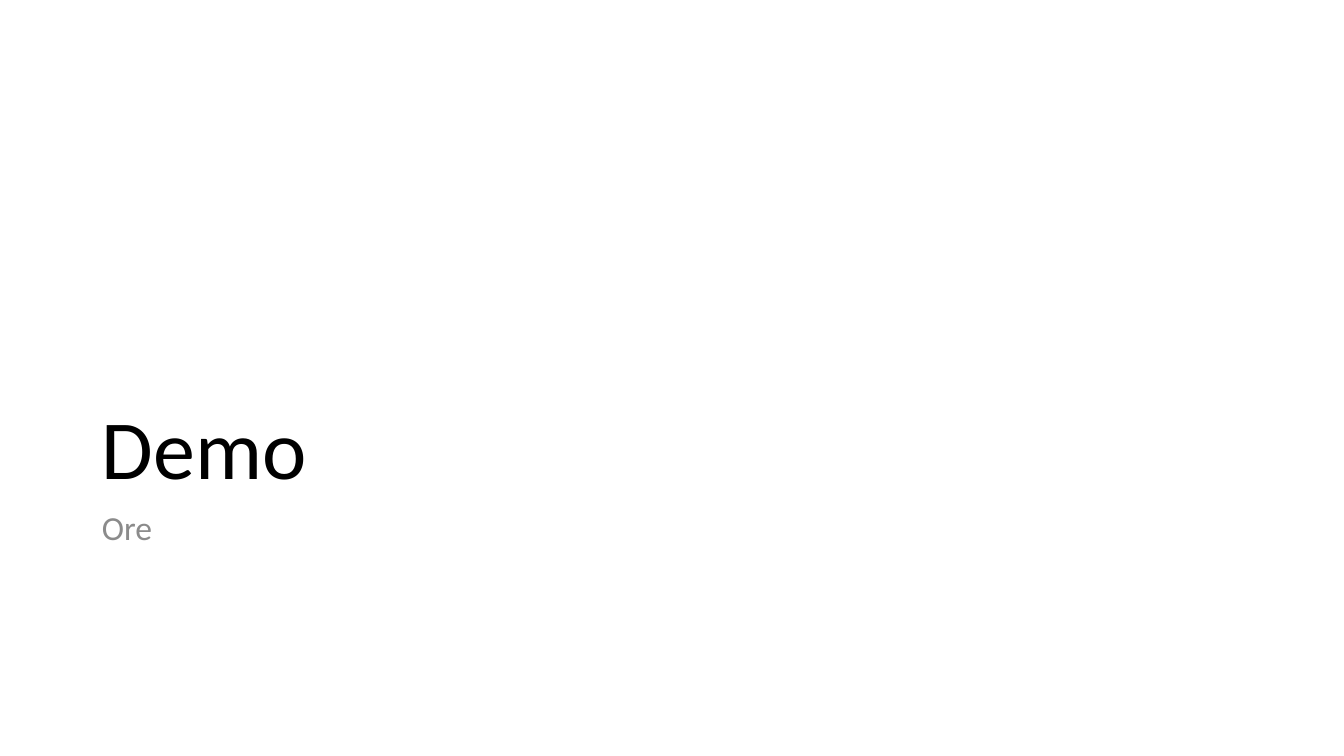
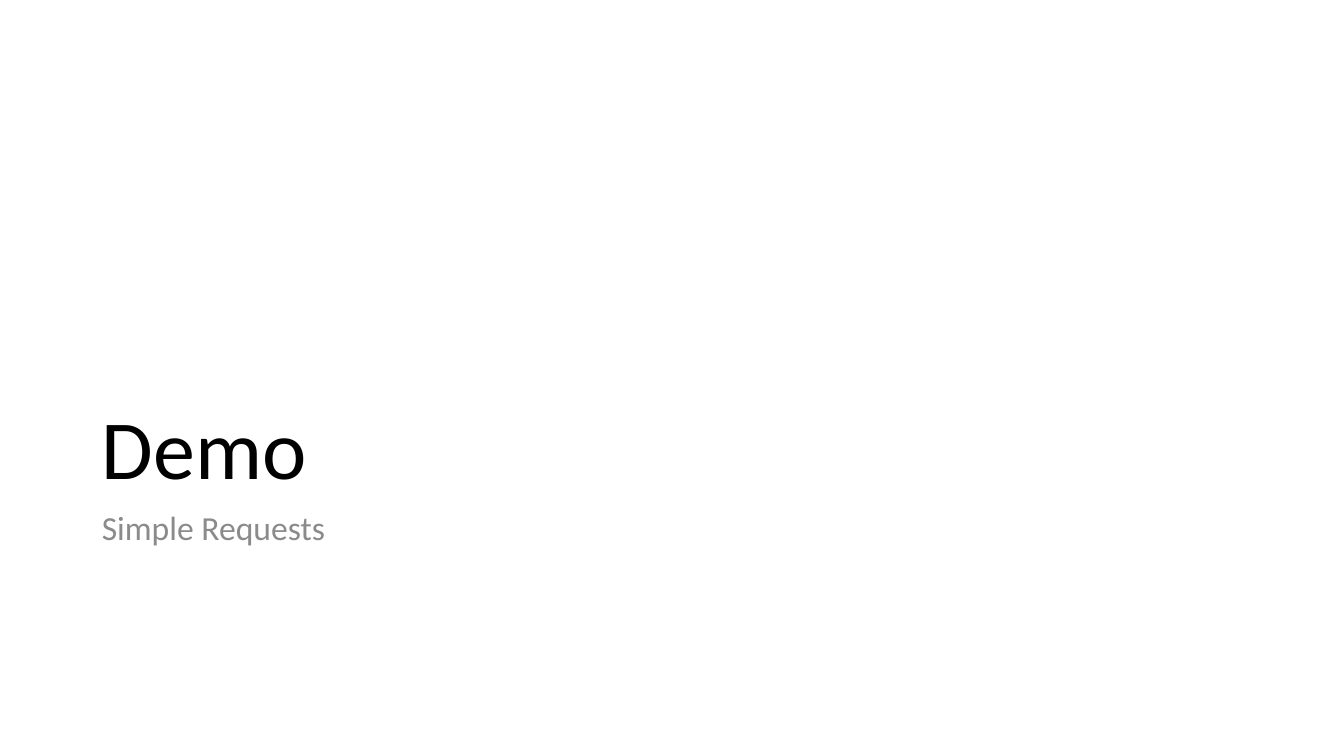
Before and after one commit to 1kevgriff/Workshop-SPA-with-ASPNETCORE-VueJS, a slide deck: slide 28 of Slides/6_ASPNET Core.pptx (slide 27 before the commit). Drawn at 1344x756 pixels with LibreOffice and Linux fonts; fonts in the diff are those of the drawing. Boxes give left, top, right and bottom in pixels: in the first picture for what was removed or moved away, otherwise in the second. Text is boxed around its words. In the diff, an @@ line names an element or a change of style, - is before the commit and + after.

```diff
--- a/Slides/6_ASPNET Core.pptx
+++ b/Slides/6_ASPNET Core.pptx
@@ text at (102, 516, 325, 546): text changed @@
-Ore
+Simple Requests
```
Also in this commit, not shown: 2 other slides changed, 2 slides added, 1 slide removed, 23 other files.
